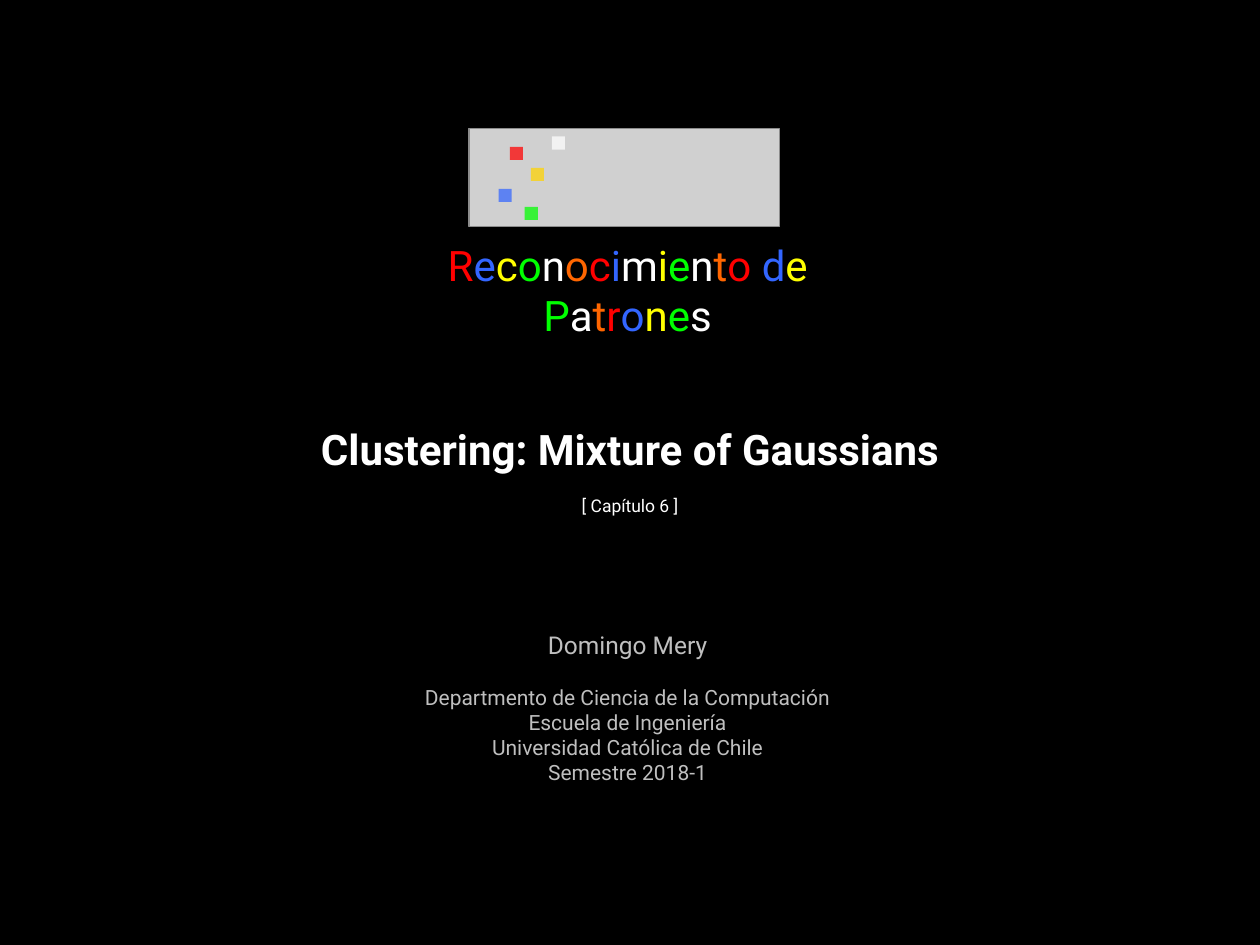
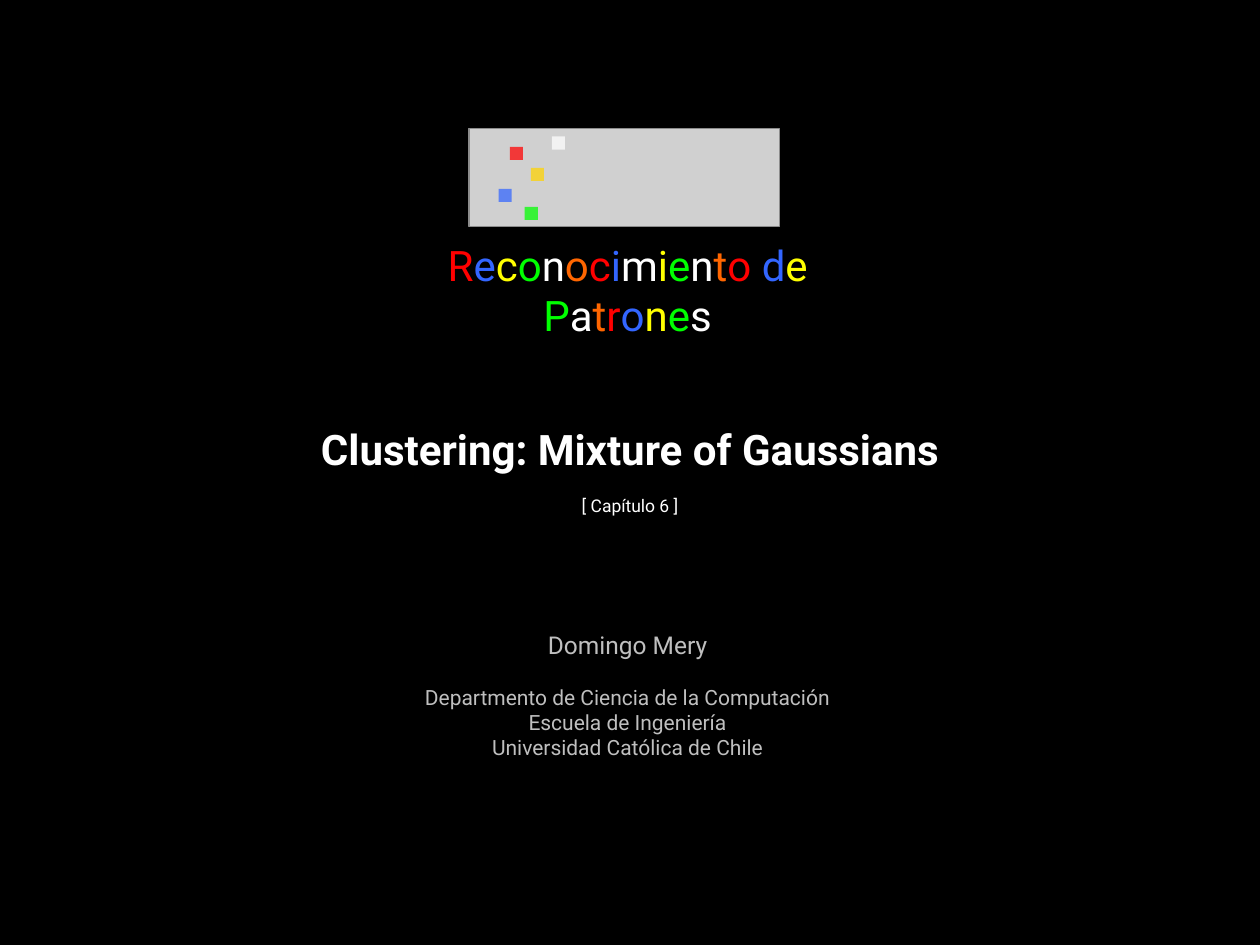
Before and after one commit to domingomery/patrones, a slide deck: slide 1 of clases/Cap06_Clustering/presentations/PAT06_GaussMix.pptx. Drawn at 1260x945 pixels with LibreOffice and Linux fonts; fonts in the diff are those of the drawing; grey boxes stand for pictures. Boxes give left, top, right and bottom in pixels: in the first picture for what was removed or moved away, otherwise in the second. Text is boxed around its words. In the diff, an @@ line names an element or a change of style, - is before the commit and + after.

```diff
--- a/clases/Cap06_Clustering/presentations/PAT06_GaussMix.pptx
+++ b/clases/Cap06_Clustering/presentations/PAT06_GaussMix.pptx
@@ text at box(548, 765, 707, 780): paragraph removed @@
-Semestre 2018-1
```
Also in this commit, not shown: 1 other slide changed, 8 other files.
